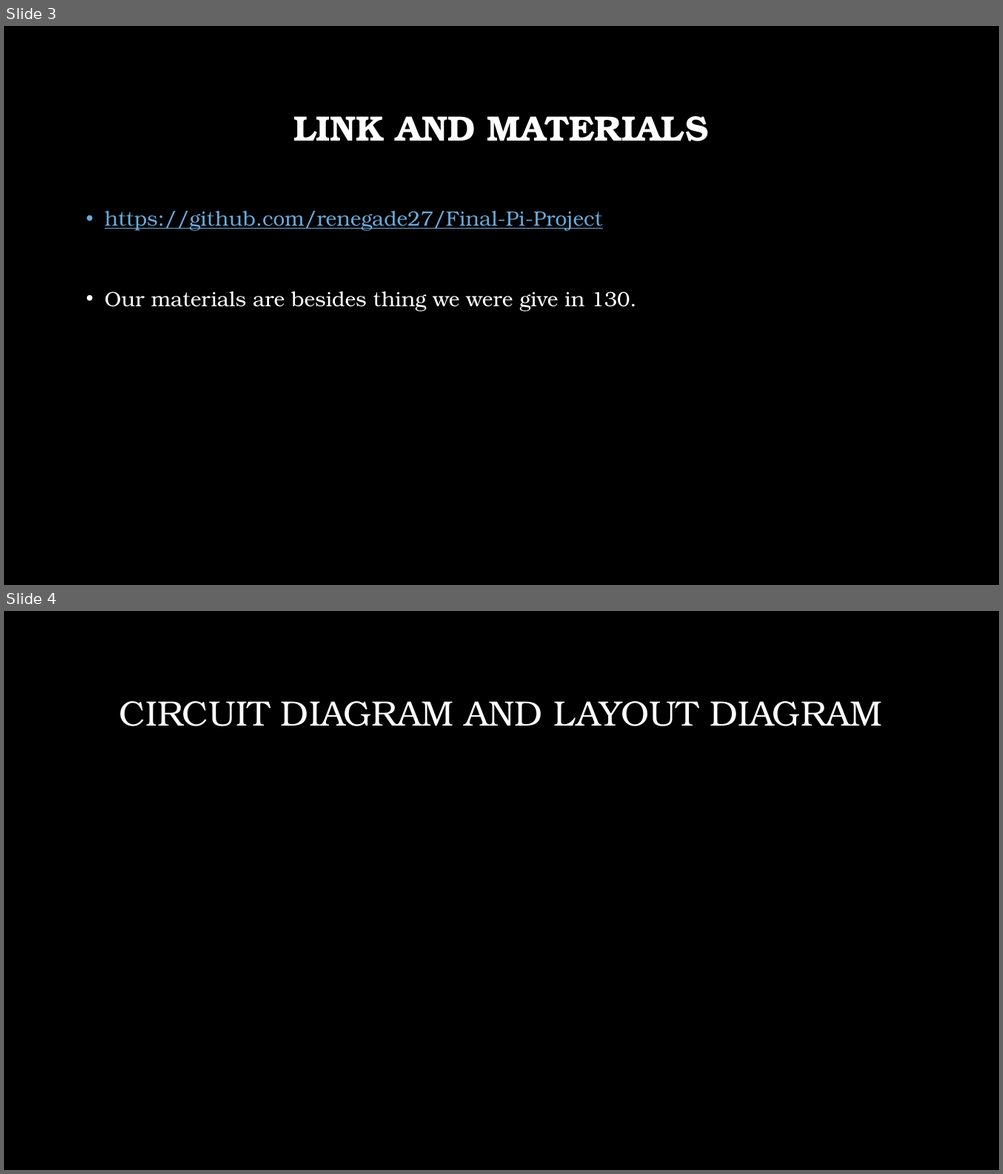
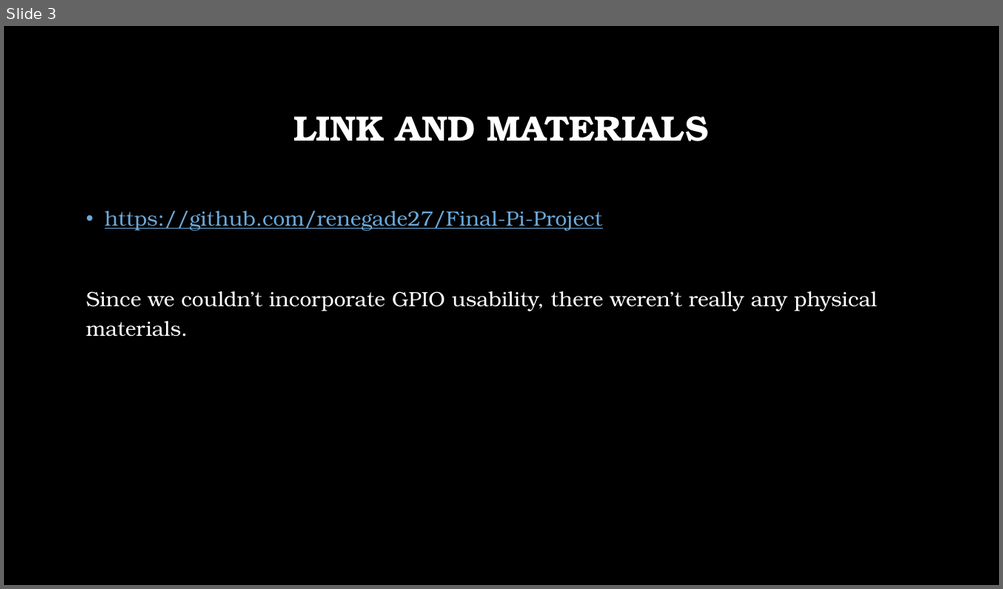
Before and after one commit to jacobryans/Final-Pi-Project, a slide deck: Raspberry Pi Final Project.pptx. Shown one above the other, each under a label of ours: slides 3 and 4 before the commit, slide 3 after it. The pictures are 1003x1174 and 1003x589 pixels, drawn with LibreOffice and Linux fonts; fonts in the diff are those of the drawing; background and template pictures are left out. Boxes give left, top, right and bottom in pixels: in the first picture for what was removed or moved away, otherwise in the second. Text is boxed around its words. In the diff, an @@ line names an element or a change of style, - is before the commit and + after.

```diff
--- a/Raspberry Pi Final Project.pptx
+++ b/Raspberry Pi Final Project.pptx
@@ slide 4 removed at [4,611,999,1170], background picture (left out) @@
@@ title removed at [119,701,882,726] @@
-CIRCUIT DIAGRAM AND LAYOUT DIAGRAM
@@ slide 3 changed as well @@
@@ text at [86,292,876,337]: text changed @@
-• Our materials are besides thing we were give in 130.
+Since we couldn’t incorporate GPIO usability, there weren’t really any physical materials.
```
Also in this commit, not shown: 5 other slides changed, 2 slides added, 2 other slides removed, 2 other files.
